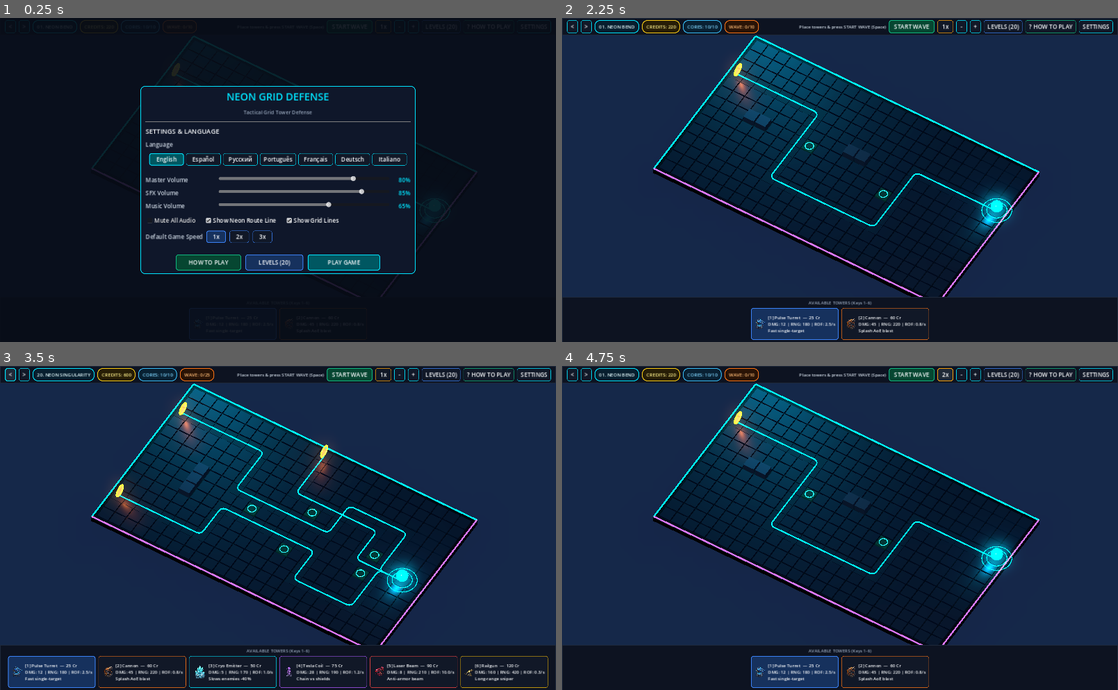
Above: before the commit, frames 1-4 (two rows, left to right).
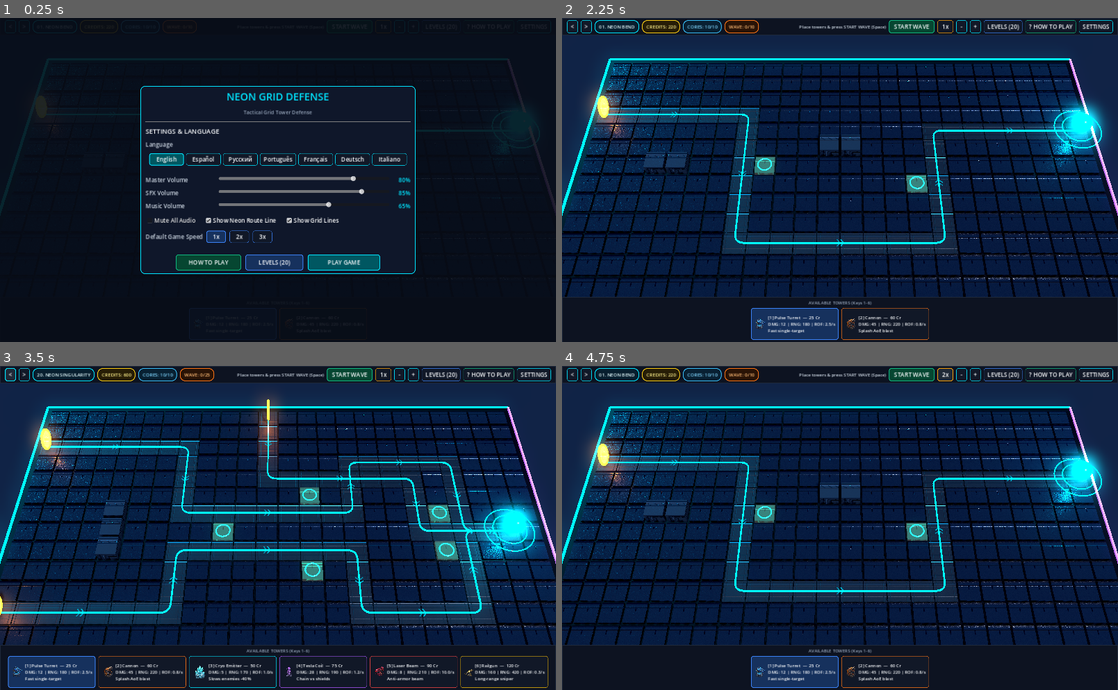
Above: after the commit, the same moments.

Repository: o1egkl/neon-grid-defense
Game: Godot game, scene res://scenes/main.tscn
Same seed, same stepped clock (60 frames per second), same inputs: the game is played once before the commit and once after it.
Inputs:
- Up to frame 1 (0.25 s): no input
- Up to frame 2 (2.25 s): click "START WAVE" at 0.5 s; click "START WAVE" at 1.25 s; click "PLAY GAME" at 2 s
- Up to frame 3 (3.5 s): click "<" at 2.75 s
- Up to frame 4 (4.75 s): click ">" at 3.5 s; click "1x" at 4.25 s

The runs differ from the first frame. In frame 1, 0.1% of the frame differs, in the area x 16-86%, y 12-86%; in frame 2, 29%; in frame 3, 32%, in the area x 0-100%, y 5-87%; in frame 4, 29%.

Commit message:
v19: frontal 58deg perspective, PBR textures, shadows and chevrons

Diff:
--- a/scripts/grid_manager.gd
+++ b/scripts/grid_manager.gd
@@ -84,7 +84,7 @@
 var _anim_time: float = 0.0
 
 # Camera Zoom & Pan (Desktop Wheel + MMB/WASD + Android 2-Finger Pinch)
-var _base_cam_size: float = 24.0
+var _base_cam_dist: float = 25.0
 var _zoom_factor: float = 1.0
 var _target_zoom: float = 1.0
 var _pan_offset := Vector3.ZERO
@@ -124,15 +124,15 @@
 
 	var env := Environment.new()
 	env.background_mode = Environment.BG_COLOR
-	env.background_color = Color("#060A12")
+	env.background_color = Color("#050911")
 	env.ambient_light_source = Environment.AMBIENT_SOURCE_COLOR
-	env.ambient_light_color = Color("#2B405E")
-	env.ambient_light_energy = 0.72
+	env.ambient_light_color = Color("#273D5C")
+	env.ambient_light_energy = 0.62
 	env.tonemap_mode = Environment.TONE_MAPPER_LINEAR
 	env.glow_enabled = true
-	env.glow_intensity = 0.55
-	env.glow_bloom = 0.05
-	env.glow_hdr_threshold = 1.25
+	env.glow_intensity = 0.65
+	env.glow_bloom = 0.06
+	env.glow_hdr_threshold = 1.20
 	env.glow_blend_mode = Environment.GLOW_BLEND_MODE_ADDITIVE
 
 	var we := WorldEnvironment.new()
@@ -140,21 +140,27 @@
 	add_child(we)
 
 	var sun := DirectionalLight3D.new()
-	sun.light_color = Color("#E6F2FF")
-	sun.light_energy = 1.35
-	sun.rotation_degrees = Vector3(-52.0, 38.0, 0.0)
+	sun.light_color = Color("#EAF4FF")
+	sun.light_energy = 1.55
+	sun.rotation_degrees = Vector3(-54.0, 32.0, 0.0)
+	sun.shadow_enabled = true
+	sun.directional_shadow_mode = DirectionalLight3D.SHADOW_PARALLEL_2_SPLITS
+	sun.directional_shadow_max_distance = 55.0
+	sun.shadow_bias = 0.03
+	sun.shadow_normal_bias = 1.2
 	add_child(sun)
 
 	var rim := DirectionalLight3D.new()
-	rim.light_color = Color("#00B8D9")
-	rim.light_energy = 0.50
-	rim.rotation_degrees = Vector3(-28.0, -140.0, 0.0)
+	rim.light_color = Color("#00C8EA")
+	rim.light_energy = 0.65
+	rim.rotation_degrees = Vector3(-28.0, -145.0, 0.0)
 	add_child(rim)
 
 	_camera = Camera3D.new()
-	_camera.projection = Camera3D.PROJECTION_ORTHOGONAL
-	_camera.near = 0.1
-	_camera.far = 160.0
+	_camera.projection = Camera3D.PROJECTION_PERSPECTIVE
+	_camera.fov = 34.0
+	_camera.near = 0.5
+	_camera.far = 180.0
 	add_child(_camera)
 	_camera.current = true
 
@@ -177,6 +183,7 @@
 	_hover_box.mesh = hmesh
 	_hover_mat = _make_mat(Color("#00E5FF"), 1.6, 0.35)
 	_hover_box.material_override = _hover_mat
+	_hover_box.cast_shadow = GeometryInstance3D.SHADOW_CASTING_SETTING_OFF
 	_hover_box.visible = false
 	add_child(_hover_box)
 
@@ -189,6 +196,7 @@
 	_range_ring.mesh = rmesh
 	_range_mat = _make_mat(Color("#00E5FF"), 2.0, 0.75)
 	_range_ring.material_override = _range_mat
+	_range_ring.cast_shadow = GeometryInstance3D.SHADOW_CASTING_SETTING_OFF
 	_range_ring.visible = false
 	add_child(_range_ring)
 
@@ -201,6 +209,7 @@
 	_next_range_ring.mesh = nrmesh
 	_next_range_mat = _make_mat(Color("#FACC15"), 2.0, 0.45)
 	_next_range_ring.material_override = _next_range_mat
+	_next_range_ring.cast_shadow = GeometryInstance3D.SHADOW_CASTING_SETTING_OFF
 	_next_range_ring.visible = false
 	add_child(_next_range_ring)
 
@@ -210,23 +219,26 @@
 		return
 	var vp: Vector2 = get_viewport().get_visible_rect().size
 	var aspect: float = maxf(vp.x / maxf(vp.y, 1.0), 0.5)
-	_base_cam_size = 24.0
-	if aspect < 1.65:
-		_base_cam_size = 24.0 * (1.65 / aspect)
+	var half_w: float = (float(grid_size.x) + 1.4) * 0.5
+	var req_half_h_w: float = half_w / aspect
+	var req_half_h_z: float = (float(grid_size.y) + 2.8) * 0.5 * 0.848
+	var req_half_h: float = maxf(req_half_h_w, req_half_h_z)
+	_base_cam_dist = req_half_h / maxf(tan(deg_to_rad(_camera.fov * 0.5)), 0.1)
 	_apply_camera_transform()
 
 
 func _apply_camera_transform() -> void:
 	if not _camera:
 		return
-	var max_px: float = float(grid_size.x) * 0.42
-	var max_pz: float = float(grid_size.y) * 0.45
+	var max_px: float = float(grid_size.x) * 0.44
+	var max_pz: float = float(grid_size.y) * 0.46
 	_pan_offset.x = clampf(_pan_offset.x, -max_px, max_px)
 	_pan_offset.z = clampf(_pan_offset.z, -max_pz, max_pz)
-	var center := Vector3(float(grid_size.x) * 0.5, 0.0, float(grid_size.y) * 0.5) + _pan_offset
-	var offset := Vector3(0.0, 26.0, 21.0).rotated(Vector3.UP, deg_to_rad(30.0))
-	_camera.look_at_from_position(center + offset, center + Vector3(0.0, -0.2, 0.9), Vector3.UP)
-	_camera.size = _base_cam_size * _zoom_factor
+	var dist: float = _base_cam_dist * _zoom_factor
+	var pitch_rad: float = deg_to_rad(58.0)
+	var offset := Vector3(0.0, sin(pitch_rad) * dist, cos(pitch_rad) * dist)
+	var center := Vector3(float(grid_size.x) * 0.5, 0.0, float(grid_size.y) * 0.5 + 0.35) + _pan_offset
+	_camera.look_at_from_position(center + offset, center, Vector3.UP)
 
 
 func zoom_by(multiplier: float) -> void:
@@ -402,8 +414,34 @@
 	return m
 
 
+func _load_tex(path: String) -> Texture2D:
+	if ResourceLoader.exists(path):
+		return load(path) as Texture2D
+	return null
+
+
+func _make_pbr_mat(col: Color, albedo_tex: Texture2D, normal_tex: Texture2D = null, rough_tex: Texture2D = null, metallic: float = 0.60, roughness: float = 0.42, emission_str: float = 0.0) -> StandardMaterial3D:
+	var m := _make_mat(col, emission_str, 1.0, metallic, roughness)
+	if albedo_tex:
+		m.albedo_texture = albedo_tex
+		m.albedo_color = Color(1.0, 1.0, 1.0, 1.0) if col == Color.WHITE else col
+	if normal_tex:
+		m.normal_enabled = true
+		m.normal_texture = normal_tex
+		m.normal_scale = 1.15
+	if rough_tex:
+		m.roughness_texture = rough_tex
+	return m
+
+
 func _make_unit_mat(col: Color, emission_strength: float = 0.0) -> StandardMaterial3D:
-	var m := _make_mat(col, emission_strength, 1.0, 0.18, 0.56)
+	var m := _make_mat(col, emission_strength, 1.0, 0.25, 0.48)
+	var ntex := _load_tex("res://assets/textures/tile_normal.png")
+	if ntex:
+		m.normal_enabled = true
+		m.normal_texture = ntex
+		m.normal_scale = 0.55
+		m.uv1_scale = Vector3(1.5, 1.5, 1.5)
 	if _outline_mat:
 		m.next_pass = _outline_mat
 	return m
@@ -580,10 +618,19 @@
 	var wall_mesh := BoxMesh.new()
 	wall_mesh.size = Vector3(0.88, 0.56, 0.88)
 
-	var mat_empty := _make_mat(Color("#1A263A"), 0.0, 1.0, 0.62, 0.36)
-	var mat_road := _make_mat(Color("#0D1C2E"), 0.10, 1.0, 0.45, 0.45)
-	var mat_wall := _make_mat(Color("#2B3D56"), 0.05, 1.0, 0.70, 0.32)
-	var mat_boost := _make_mat(Color("#103B34"), 0.45, 1.0, 0.50, 0.32)
+	var t_alb := _load_tex("res://assets/textures/tile_albedo.png")
+	var t_nrm := _load_tex("res://assets/textures/tile_normal.png")
+	var t_rgh := _load_tex("res://assets/textures/tile_roughness.png")
+	var r_alb := _load_tex("res://assets/textures/road_albedo.png")
+	var r_nrm := _load_tex("res://assets/textures/road_normal.png")
+	var w_alb := _load_tex("res://assets/textures/wall_albedo.png")
+	var w_nrm := _load_tex("res://assets/textures/wall_normal.png")
+	var b_alb := _load_tex("res://assets/textures/boost_albedo.png")
+
+	var mat_empty := _make_pbr_mat(Color.WHITE if t_alb else Color("#1A263A"), t_alb, t_nrm, t_rgh, 0.62, 0.42)
+	var mat_road := _make_pbr_mat(Color.WHITE if r_alb else Color("#0D1C2E"), r_alb, r_nrm, null, 0.45, 0.46, 0.05)
+	var mat_wall := _make_pbr_mat(Color.WHITE if w_alb else Color("#2B3D56"), w_alb, w_nrm, t_rgh, 0.72, 0.35, 0.03)
+	var mat_boost := _make_pbr_mat(Color.WHITE if b_alb else Color("#103B34"), b_alb, t_nrm, t_rgh, 0.52, 0.32, 0.22)
 	var mat_boost_ring := _make_mat(Color("#10B981"), 2.4, 1.0, 0.2, 0.2)
 	var mat_portal_ring := _make_mat(Color("#F97316"), 3.0, 1.0, 0.1, 0.15)
 	var mat_portal_core := _make_mat(Color("#FB923C"), 2.2, 0.55, 0.0, 0.1)
@@ -623,6 +670,7 @@
 				ring.mesh = boost_ring_mesh
 				ring.position = Vector3(pos.x, 0.02, pos.z)
 				ring.material_override = mat_boost_ring
+				ring.cast_shadow = GeometryInstance3D.SHADOW_CASTING_SETTING_OFF
 				_board_root.add_child(ring)
 			CellType.SPAWN:
 				tile.mesh = road_mesh
@@ -711,25 +759,51 @@
 
 func _build_3d_routes() -> void:
 	_clear_node_children(_route_root)
-	var line_mat := _make_mat(Color("#00D8F5"), 1.35, 0.90, 0.1, 0.25)
+	var line_mat := _make_mat(Color("#00D8F5"), 1.35, 0.85, 0.1, 0.25)
 	var joint_mesh := SphereMesh.new()
 	joint_mesh.radius = 0.042
 	joint_mesh.height = 0.084
 
+	var chev_tex := _load_tex("res://assets/textures/chevron.png")
+	var chev_mesh := QuadMesh.new()
+	chev_mesh.size = Vector2(0.54, 0.54)
+	var chev_mat := StandardMaterial3D.new()
+	chev_mat.shading_mode = BaseMaterial3D.SHADING_MODE_UNSHADED
+	chev_mat.transparency = BaseMaterial3D.TRANSPARENCY_ALPHA
+	chev_mat.albedo_color = Color(0.25, 0.94, 1.0, 0.82)
+	if chev_tex:
+		chev_mat.albedo_texture = chev_tex
+
 	for spath in smooth_paths:
 		var pts: PackedVector3Array = spath
+		var dist_accum: float = 0.75
 		for i in range(pts.size() - 1):
 			var a: Vector3 = pts[i] + Vector3(0.0, -0.02, 0.0)
 			var b: Vector3 = pts[i + 1] + Vector3(0.0, -0.02, 0.0)
-			if a.distance_to(b) < 0.01:
+			var seg_len: float = a.distance_to(b)
+			if seg_len < 0.01:
 				continue
-			var seg := _create_beam_mesh(a, b, 0.075, line_mat)
+			var seg := _create_beam_mesh(a, b, 0.065, line_mat)
+			seg.cast_shadow = GeometryInstance3D.SHADOW_CASTING_SETTING_OFF
 			_route_root.add_child(seg)
 			var cap := MeshInstance3D.new()
 			cap.mesh = joint_mesh
 			cap.position = b
 			cap.material_override = line_mat
+			cap.cast_shadow = GeometryInstance3D.SHADOW_CASTING_SETTING_OFF
 			_route_root.add_child(cap)
+			if chev_tex:
+				dist_accum += seg_len
+				if dist_accum >= 1.75:
+					dist_accum = 0.0
+					var dir: Vector3 = (b - a).normalized()
+					var chev := MeshInstance3D.new()
+					chev.mesh = chev_mesh
+					chev.material_override = chev_mat
+					chev.cast_shadow = GeometryInstance3D.SHADOW_CASTING_SETTING_OFF
+					chev.position = (a + b) * 0.5 + Vector3(0.0, 0.015, 0.0)
+					chev.rotation = Vector3(-PI * 0.5, atan2(-dir.x, -dir.z), 0.0)
+					_route_root.add_child(chev)
 	_route_root.visible = SettingsManager.show_path_preview
 
 
@@ -842,7 +916,9 @@
 	if not _camera:
 		return
 	var vp_h: float = maxf(get_viewport().get_visible_rect().size.y, 1.0)
-	var world_per_px: float = _camera.size / vp_h
+	var dist: float = _base_cam_dist * _zoom_factor
+	var half_h: float = dist * tan(deg_to_rad(_camera.fov * 0.5))
+	var world_per_px: float = (half_h * 2.0) / vp_h
 	var cam_right: Vector3 = _camera.global_transform.basis.x
 	var cam_fwd: Vector3 = -_camera.global_transform.basis.z
 	cam_right.y = 0.0
@@ -1872,13 +1948,20 @@
 func _spawn_muzzle_flash(pos: Vector3, col: Color) -> void:
 	var mi := MeshInstance3D.new()
 	var sm := SphereMesh.new()
-	sm.radius = 0.14
-	sm.height = 0.28
+	sm.radius = 0.15
+	sm.height = 0.30
 	mi.mesh = sm
 	mi.position = pos
-	mi.material_override = _make_mat(col.lightened(0.4), 3.6, 0.95, 0.0, 0.1)
+	mi.cast_shadow = GeometryInstance3D.SHADOW_CASTING_SETTING_OFF
+	mi.material_override = _make_mat(col.lightened(0.4), 3.8, 0.95, 0.0, 0.1)
+	if _vfx.size() < 16:
+		var fl := OmniLight3D.new()
+		fl.light_color = col
+		fl.light_energy = 2.4
+		fl.omni_range = 3.2
+		mi.add_child(fl)
 	_fx_root.add_child(mi)
-	_vfx.append({"node": mi, "type": "beam", "ttl": 0.07, "max_ttl": 0.07})
+	_vfx.append({"node": mi, "type": "beam", "ttl": 0.08, "max_ttl": 0.08})
 
 
 func _spawn_projectile(origin: Vector3, dest: Vector3, spd: float, dmg: float, dtype: String, aoe: float, col: Color, is_crit: bool) -> void:
Binary file added: assets/textures/boost_albedo.png
Binary file added: assets/textures/chevron.png
Binary file added: assets/textures/road_albedo.png
Binary file added: assets/textures/road_normal.png
Binary file added: assets/textures/tile_albedo.png
Binary file added: assets/textures/tile_normal.png
Binary file added: assets/textures/tile_roughness.png
Binary file added: assets/textures/wall_albedo.png
Binary file added: assets/textures/wall_normal.png
